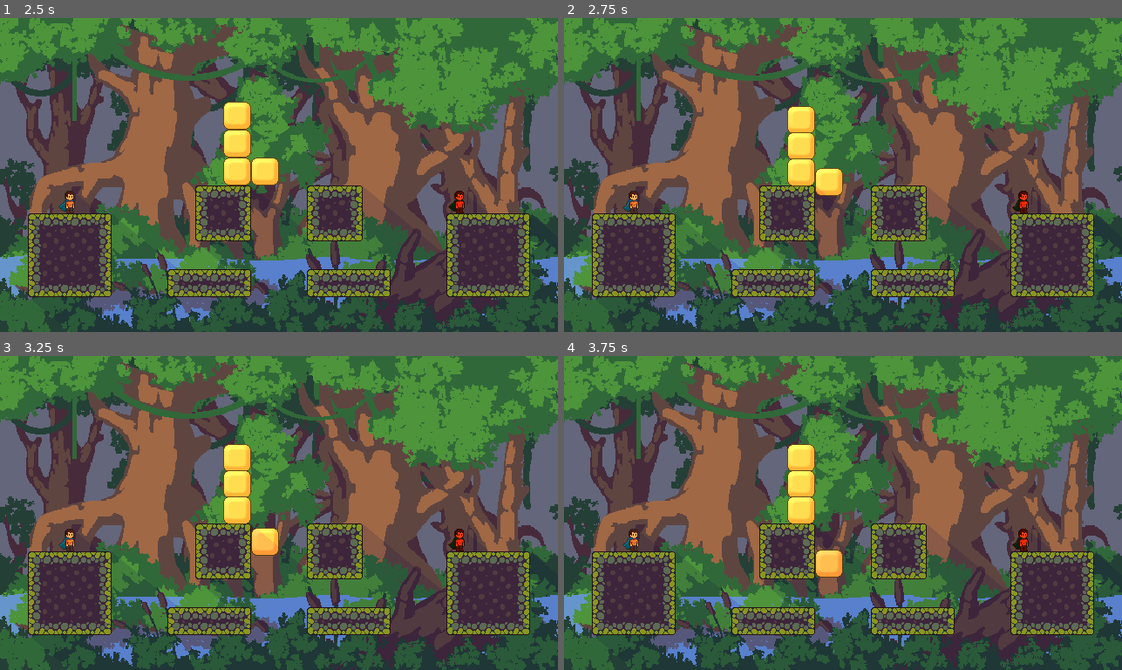
Above: before the commit, frames 1-4 (two rows, left to right).
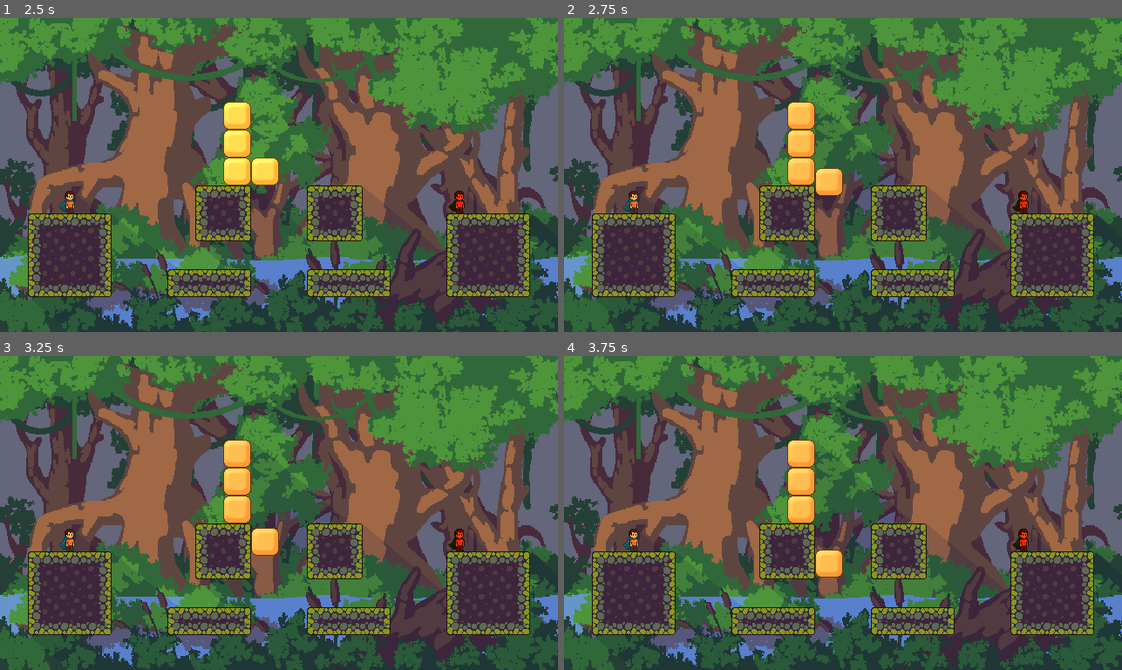
Above: after the commit, the same moments.

Repository: Elagoht/TetraBros
Game: Godot game, scene res://levels/main_menu/MainMenu.tscn
Two runs of this game, one before a commit and one after it. Both use one fixed random seed, a clock stepped at 60 frames per second and the inputs below.
Inputs:
- Up to frame 1 (2.5 s): click "I Have a Friend" at 0.5 s
- Up to frame 2 (2.75 s): no input
- Up to frame 3 (3.25 s): no input
- Up to frame 4 (3.75 s): no input

Frame 1 is identical in both runs. In frame 2, 1.6% of the frame differs, in the area x 40-50%, y 26-57%; in frame 3, 1.3%; in frame 4, 1.2%.

Commit message:
feat: make blocks solid when they land

Diff:
--- a/entities/falling_block/falling_block.tscn
+++ b/entities/falling_block/falling_block.tscn
@@ -9,9 +9,8 @@
 [sub_resource type="RectangleShape2D" id="RectangleShape2D_c7iss"]
 size = Vector2(22, 1)
 
-[node name="FallingBlock" type="RigidBody2D"]
-gravity_scale = 0.0
-lock_rotation = true
+[node name="FallingBlock" type="AnimatableBody2D"]
+sync_to_physics = false
 script = ExtResource("1_kq42p")
 
 [node name="Sprite2D" type="Sprite2D" parent="."]
--- a/entities/falling_block/scripts/falling_block.gd
+++ b/entities/falling_block/scripts/falling_block.gd
@@ -1,4 +1,4 @@
-extends RigidBody2D
+extends AnimatableBody2D
 
 class_name FallingBlock
 
@@ -7,20 +7,25 @@
 @onready var tilemap: TileMapLayer
 @onready var bottom_collider: CollisionShape2D = $Area2D/BottomCollider
 
+func world_to_tile(world_position: Vector2) -> Vector2i:
+	var x = int(world_position.x/32)
+	var y = int(world_position.y/32)
+	return Vector2i(x, y)
+
 func _ready() -> void:
 	tilemap = get_parent().get_node("Tilemap")
 
 func _physics_process(delta: float) -> void:
-	move_and_collide(Vector2.DOWN*speed*delta)
+	if move_and_collide(Vector2.DOWN*speed*delta):
+		make_solid()
 
 func make_solid():
-	var x = int((position.x+16)/32)
-	var y = int((position.y+16)/32)
-	tilemap.set_cell(Vector2i(x, y), 0, Vector2i(0, 0))
+	var tile_position = world_to_tile(position+Vector2(16, 16))
+	tilemap.set_cell(tile_position, 0, Vector2i(0, 0))
 	queue_free()
 
 func _on_area_2d_area_entered(area: Area2D) -> void:
 	if area.is_in_group("player"):
 		var player: Player = area.get_parent()
 		if player.is_on_floor():
-			print("player died")
+			player.die()
--- a/entities/player/Player.tscn
+++ b/entities/player/Player.tscn
@@ -19,6 +19,7 @@
 [ext_resource type="Texture2D" uid="uid://c8qcprxcrsvp3" path="res://entities/player/sprites/idle/player_idle5.png" id="9_aubru"]
 [ext_resource type="Texture2D" uid="uid://xjjj5adp16gm" path="res://entities/player/sprites/block/player_block2.png" id="9_wbbrj"]
 [ext_resource type="Texture2D" uid="uid://b5dpqwhan1kyu" path="res://entities/player/sprites/idle/player_idle6.png" id="10_ax5yc"]
+[ext_resource type="Script" uid="uid://b0arsyelrqu61" path="res://entities/player/scripts/die.gd" id="10_ck0hy"]
 [ext_resource type="Texture2D" uid="uid://hogvqalfopfe" path="res://entities/player/sprites/cast_spell/player_spell4.png" id="10_i3i7k"]
 [ext_resource type="Texture2D" uid="uid://bfu8nneurysgy" path="res://entities/player/sprites/block/player_block3.png" id="10_m1mwl"]
 [ext_resource type="Texture2D" uid="uid://dy0hakl4cm77u" path="res://entities/player/sprites/idle/player_idle7.png" id="11_j531f"]
@@ -84,6 +85,29 @@
 }, {
 "frames": [{
 "duration": 1.0,
+"texture": ExtResource("8_5qbdv")
+}, {
+"duration": 1.0,
+"texture": ExtResource("9_wbbrj")
+}, {
+"duration": 1.0,
+"texture": ExtResource("10_m1mwl")
+}, {
+"duration": 1.0,
+"texture": ExtResource("10_m1mwl")
+}, {
+"duration": 1.0,
+"texture": ExtResource("10_m1mwl")
+}, {
+"duration": 1.0,
+"texture": ExtResource("10_m1mwl")
+}],
+"loop": false,
+"name": &"die",
+"speed": 5.0
+}, {
+"frames": [{
+"duration": 1.0,
 "texture": ExtResource("5_2rv2u")
 }, {
 "duration": 1.0,
@@ -189,11 +213,14 @@
 script = ExtResource("6_d168t")
 spell_name = "breezesphere"
 
+[node name="Die" type="Node" parent="StateMachine"]
+script = ExtResource("10_ck0hy")
+metadata/_custom_type_script = "uid://b0arsyelrqu61"
+
 [node name="Sprites" type="AnimatedSprite2D" parent="."]
 position = Vector2(-1, -13)
 sprite_frames = SubResource("SpriteFrames_4fbvh")
-animation = &"block"
-frame_progress = 0.0282237
+animation = &"die"
 script = ExtResource("14_kwk8g")
 
 [node name="SpellCaster" type="Node" parent="."]
--- a/entities/player/player.gd
+++ b/entities/player/player.gd
@@ -48,3 +48,6 @@
 
 func apply_knockback(knockback: Vector2) -> void:
 	velocity = knockback
+
+func die():
+	state_machine.transition_to("die")
--- a/entities/player/scripts/state.gd
+++ b/entities/player/scripts/die.gd
@@ -4,8 +4,13 @@
 
 var state_machine: StateMachine
 
+@onready var collision: CollisionShape2D = $"../../Collision"
+@onready var hitbox: Area2D = $"../../HitBox"
+
 func enter() -> void:
-	pass
+	owner.sprites.play("die")
+	collision.queue_free()
+	hitbox.queue_free()
 
 func exit() -> void:
 	pass
--- a/environment/tilemaps/tetris.gd
+++ b/environment/tilemaps/tetris.gd
@@ -3,6 +3,7 @@
 class_name Tetris
 
 @onready var falling_block_resource = preload("res://entities/falling_block/falling_block.tscn")
+@onready var tilemap: TileMapLayer = $Tilemap
 
 @onready var blocks = {
 	"I": {
Not shown: 1 places in entities/player/Player.tscn that only renumber resources
Renamed: entities/player/scripts/state.gd.uid -> entities/player/scripts/die.gd.uid
